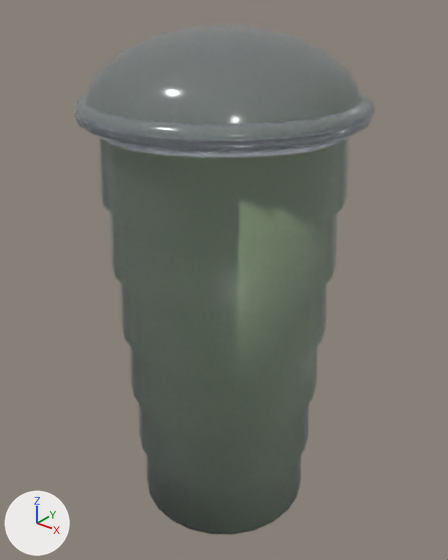
The glTF model assets/models/menu_props/prop_matcha_latte.glb, before and after one commit.
Camera for both pictures: a 50 mm camera at (0.1246, -0.1557, 0.1867) aimed at (-0.0007, 0.001, 0.0896). Every picture has the same lights, and +X, +Y and +Z are marked at lower left. The picture after the commit comes second. Vertices at exactly the same position are counted once.

In view in the first picture: 'prop_matcha_latte'.
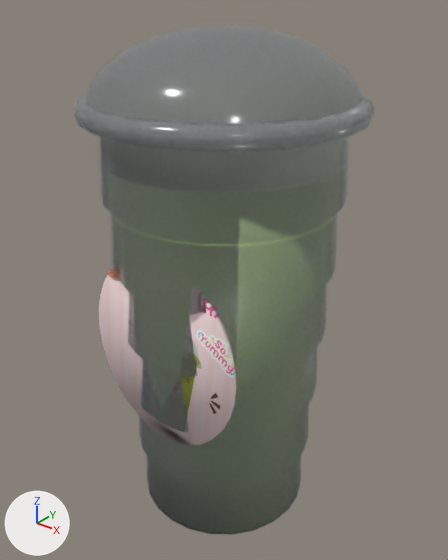
Changed parts and their boxes (x1, y1, x2, y2) in the pictures (448 x 560 px; the box of a moved part takes in the faces that stretch with it):
part 1 of me_matcha_latte_cup_mesh, added: after (99, 266, 236, 446)
part 2 of me_matcha_latte_cup_mesh, moved or reshaped (not visible before): after (113, 216, 334, 318)

Patch to the scene script:
```diff
--- a/assets/models/menu_props/prop_matcha_latte.glb.py
+++ b/assets/models/menu_props/prop_matcha_latte.glb.py
@@ img_matcha_latte @@
+img_matcha_latte = load_image('Matcha_Latte', '_unpacked/Matcha_Latte', 2000, 2000, 'sRGB')
@@ mat_matcha_latte_foam @@
+mat_matcha_latte_foam = principled_material('matcha_latte_foam')
+mat_matcha_latte_foam.base_color = (0.85, 0.9, 0.7)  # pale yellow #edf3da
+mat_matcha_latte_foam.roughness = 0.7
@@ mat_matcha_latte_label @@
+mat_matcha_latte_label = principled_material('matcha_latte_label')
+mat_matcha_latte_label.texture = img_matcha_latte
+mat_matcha_latte_label.roughness = 0.45
@@ me_matcha_latte_cup_mesh @@
 # used by ob_prop_matcha_latte; location = (0.0, 0.0, 0.0)
 # verts and faces of me_matcha_latte_cup_mesh; kept vertices keep their numbers, new ones are numbered from 762
 # before: 675 (0.0, 0.039, 0.144), 677 (0.01, 0.037, 0.144), 679 (0.019, 0.033, 0.144), 681 (0.027, 0.027, 0.144), 683 (0.033, 0.019, 0.144)
 # before: 685 (0.037, 0.01, 0.144) at pixel (343, 139), 687 (0.039, 0.0, 0.144) at pixel (330, 146), 689 (0.037, -0.01, 0.144) at pixel (307, 152), 691 (0.033, -0.019, 0.144) at pixel (276, 156), 693 (0.027, -0.027, 0.144) at pixel (239, 159)
 # before: 695 (0.019, -0.033, 0.144) at pixel (201, 159), 697 (0.01, -0.037, 0.144) at pixel (165, 156), 699 (0.0, -0.039, 0.144) at pixel (135, 151), 701 (-0.01, -0.037, 0.144) at pixel (114, 145), 703 (-0.019, -0.033, 0.144) at pixel (102, 137)
 # before: 705 (-0.027, -0.027, 0.144), 707 (-0.033, -0.019, 0.144), 709 (-0.037, -0.01, 0.144), 711 (-0.039, 0.0, 0.144), 713 (-0.037, 0.01, 0.144)
 # before: 715 (-0.033, 0.019, 0.144), 717 (-0.027, 0.027, 0.144), 719 (-0.019, 0.033, 0.144), 721 (-0.01, 0.037, 0.144)
-me_matcha_latte_cup_mesh.from_pydata(...)  # 762 vertices, 1448 faces; spans x -0.046..0.046, y -0.046..0.046, z 0.0..0.174
+me_matcha_latte_cup_mesh.from_pydata(...)  # 874 vertices, 1664 faces; spans x -0.046..0.046, y -0.046..0.046, z 0.0..0.174
+# me_matcha_latte_cup_mesh part 1: a new loose piece, a 32-sided cylinder along y spanning x -0.0302..0.0302, y -0.0332..-0.0316, z 0.0408..0.1104, in mat_matcha_latte_label (picture img_matcha_latte)
+# me_matcha_latte_cup_mesh part 2
+for i in [675, 677, 679, 681, 683, 685, 687, 689, 691, 693, 695, 697, 699, 701, 703, 705, 707, 709, 711, 713, 715, 717, 719, 721]: verts[i] += (0.0, 0.0, -0.009)
+# other edits to the shape of me_matcha_latte_cup_mesh do not show in these pictures
 me_matcha_latte_cup_mesh.materials.append(mat_matcha_latte_plastic)
@@ me_matcha_latte_cup_mesh @@
 me_matcha_latte_cup_mesh.materials.append(mat_matcha_latte_ice)
+me_matcha_latte_cup_mesh.materials.append(mat_matcha_latte_label)  # picture img_matcha_latte
+me_matcha_latte_cup_mesh.materials.append(mat_matcha_latte_foam)  # pale yellow #edf3da
```
